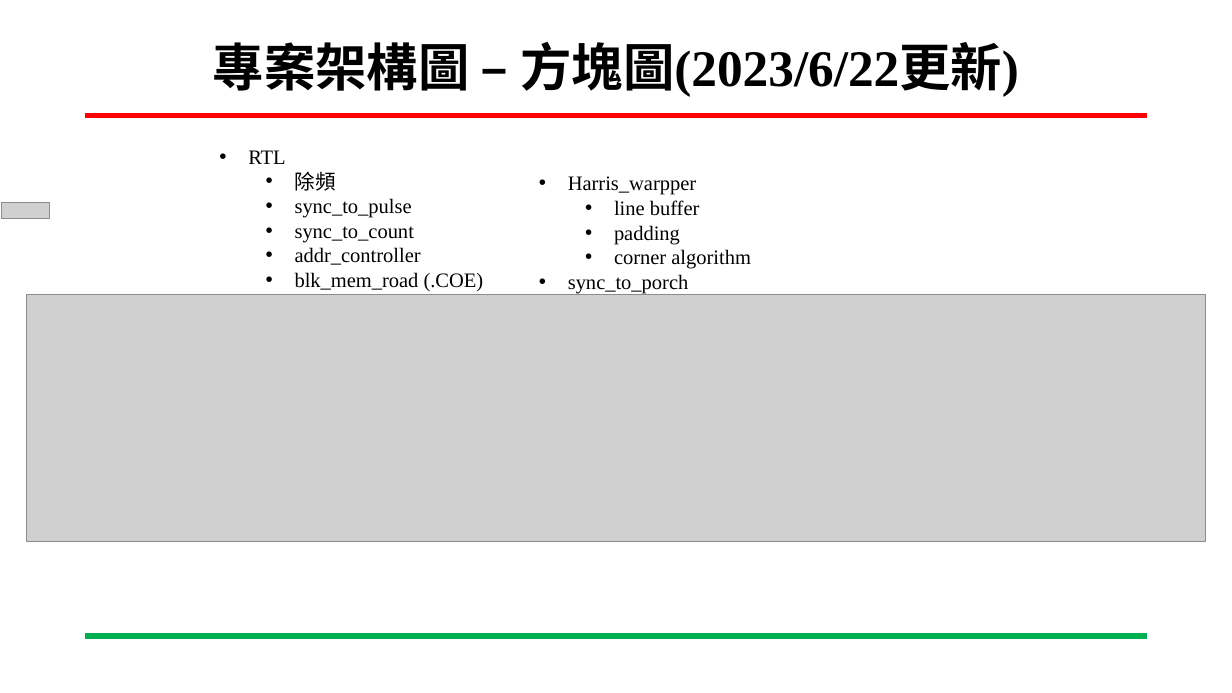
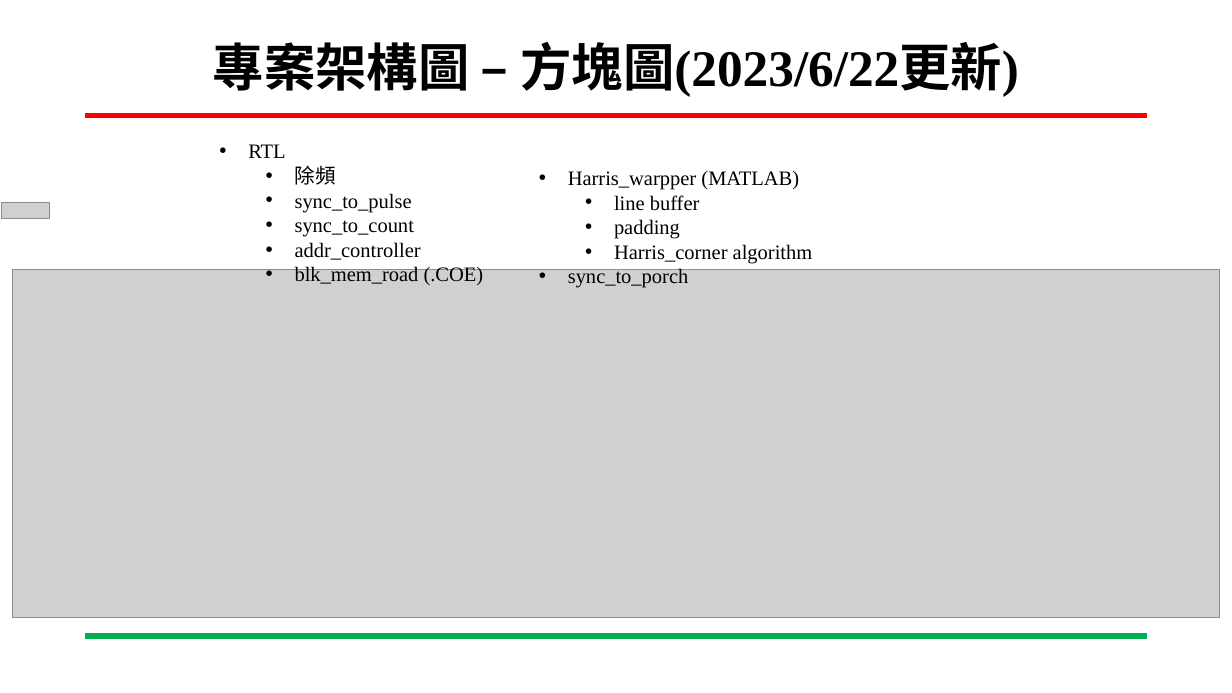
Before and after one commit to ing0331/FPGA, a slide deck: slide 15 of HW9_Harris_BRAM/N06-Tutorial/專案進度報告-Harris_BRAM-吳東穎-20230615.pptx. Drawn at 1232x693 pixels with LibreOffice and Linux fonts; fonts in the diff are those of the drawing; grey boxes stand for pictures; background and template pictures are left out. Boxes give left, top, right and bottom in pixels: in the first picture for what was removed or moved away, otherwise in the second. Text is boxed around its words. In the diff, an @@ line names an element or a change of style, - is before the commit and + after.

```diff
--- a/HW9_Harris_BRAM/N06-Tutorial/專案進度報告-Harris_BRAM-吳東穎-20230615.pptx
+++ b/HW9_Harris_BRAM/N06-Tutorial/專案進度報告-Harris_BRAM-吳東穎-20230615.pptx
@@ text "RTL": place and size @@
-text "RTL" at box(248, 150, 484, 291)
+text "RTL" at box(248, 144, 484, 285)
@@ text at box(568, 171, 799, 190): text changed @@
-    • Harris_warpper
+    • Harris_warpper (MATLAB)
@@ text at box(614, 244, 813, 264): text changed @@
-      • corner algorithm
+      • Harris_corner algorithm
@@ picture: place and size @@
-picture at box(26, 295, 1205, 542)
+picture at box(12, 270, 1220, 617)
```
Also in this commit, not shown: 17 other slides changed, 3 slides added, 3 slides removed, 3 other files.
